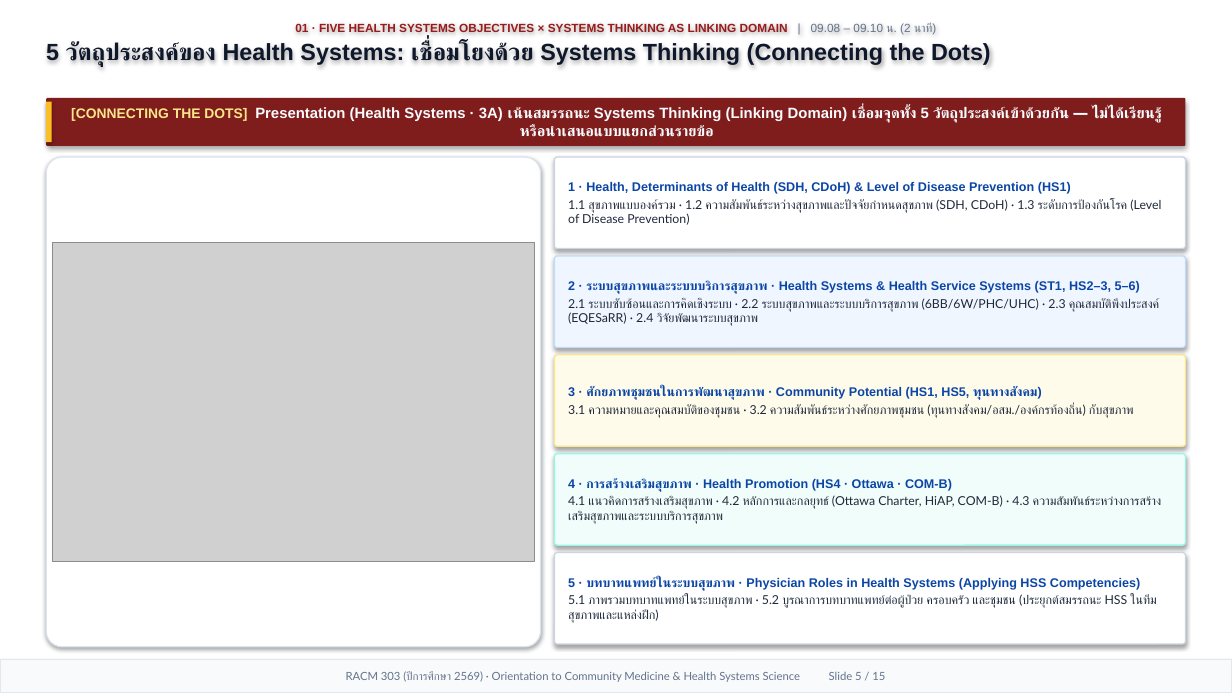
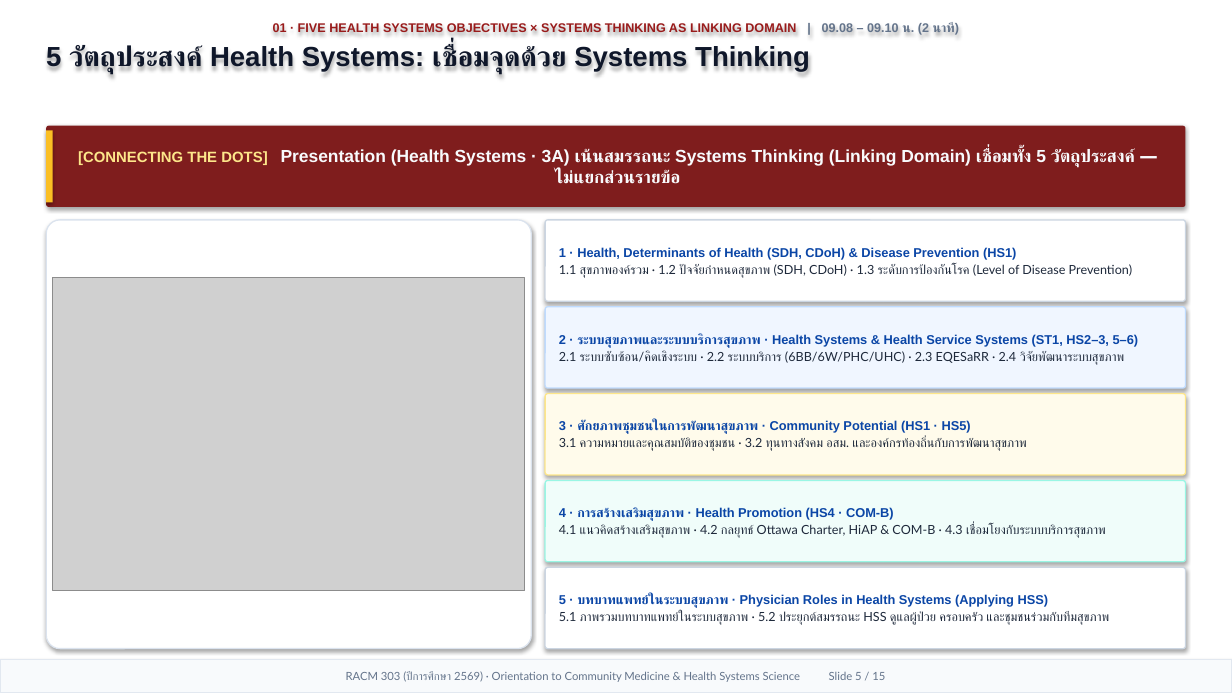
Before and after one commit to smartwoo/racm303-2569-faculty-member, a slide deck: slide 5 of exports/pptx/RACM303_2569_Orientation_Slides.pptx. Drawn at 1232x693 pixels with LibreOffice and Linux fonts; fonts in the diff are those of the drawing; grey boxes stand for pictures. Boxes give left, top, right and bottom in pixels: in the first picture for what was removed or moved away, otherwise in the second. Text is boxed around its words. In the diff, an @@ line names an element or a change of style, - is before the commit and + after.

Commit message:
feat(orientation): Apple Keynote 1/3 header + 2/3 Bento deck, HD original HSS figures with citations, and 6-form-factor responsive design

```diff
--- a/exports/pptx/RACM303_2569_Orientation_Slides.pptx
+++ b/exports/pptx/RACM303_2569_Orientation_Slides.pptx
@@ text at (x1=273, y1=23, x2=960, y2=36): size 9.2 to 9.8 pt in "01 · FIVE HEALTH SYSTEMS OBJECTIVES × ..."; bold on in "| 09.08 – 09.10 น. (2 นาที)"; more space between paragraphs @@
@@ text at (x1=46, y1=45, x2=810, y2=74): text changed; size 18.2 to 21.5 pt @@
-5 วัตถุประสงค์ของ Health Systems: เชื่อมโยงด้วย Systems Thinking (Connecting the Dots)
+5 วัตถุประสงค์ Health Systems: เชื่อมจุดด้วย Systems Thinking
@@ rounded rectangle "[CONNECTING THE DOTS] Presentation (Health ..." resized from (x1=46, y1=98, x2=1186, y2=146) to (x1=46, y1=126, x2=1186, y2=207) @@
@@ rectangle resized from (x1=46, y1=102, x2=52, y2=142) to (x1=46, y1=130, x2=53, y2=202) @@
@@ text in rounded rectangle at (x1=78, y1=149, x2=1135, y2=184): text changed; size 11.6 to 13.6 pt @@
-[CONNECTING THE DOTS] Presentation (Health Systems · 3A) เน้นสมรรถนะ Systems Thinking (Linking Domain) เชื่อมจุดทั้ง 5 วัตถุประสงค์เข้าด้วยกัน — ไม่ได้เรียนรู้หรือนำเสนอแบบแยกส่วนรายข้อ
+[CONNECTING THE DOTS] Presentation (Health Systems · 3A) เน้นสมรรถนะ Systems Thinking (Linking Domain) เชื่อมทั้ง 5 วัตถุประสงค์ — ไม่แยกส่วนรายข้อ
@@ rounded rectangle resized from (x1=46, y1=157, x2=541, y2=647) to (x1=46, y1=220, x2=531, y2=649) @@
@@ rounded rectangle "1 · Health, Determinants of ..." resized from (x1=555, y1=157, x2=1186, y2=249) to (x1=545, y1=220, x2=1186, y2=301) @@
@@ text in rounded rectangle at (x1=559, y1=247, x2=1133, y2=278): text changed; size 9.6 to 9.8 pt @@
-1 · Health, Determinants of Health (SDH, CDoH) & Level of Disease Prevention (HS1)
-1.1 สุขภาพแบบองค์รวม · 1.2 ความสัมพันธ์ระหว่างสุขภาพและปัจจัยกำหนดสุขภาพ (SDH, CDoH) · 1.3 ระดับการป้องกันโรค (Level of Disease Prevention)
+1 · Health, Determinants of Health (SDH, CDoH) & Disease Prevention (HS1)
+1.1 สุขภาพองค์รวม · 1.2 ปัจจัยกำหนดสุขภาพ (SDH, CDoH) · 1.3 ระดับการป้องกันโรค (Level of Disease Prevention)
@@ picture resized from (x1=53, y1=242, x2=534, y2=562) to (x1=53, y1=277, x2=525, y2=591) @@
@@ rounded rectangle "2 · ระบบสุขภาพและระบบบริการสุขภาพ · Health ..." resized from (x1=555, y1=256, x2=1186, y2=348) to (x1=545, y1=307, x2=1186, y2=388) @@
@@ text in rounded rectangle at (x1=559, y1=351, x2=1124, y2=365): text changed; size 9.6 to 9.8 pt @@
-2.1 ระบบซับซ้อนและการคิดเชิงระบบ · 2.2 ระบบสุขภาพและระบบบริการสุขภาพ (6BB/6W/PHC/UHC) · 2.3 คุณสมบัติพึงประสงค์ (EQESaRR) · 2.4 วิจัยพัฒนาระบบสุขภาพ
+2.1 ระบบซับซ้อน/คิดเชิงระบบ · 2.2 ระบบบริการ (6BB/6W/PHC/UHC) · 2.3 EQESaRR · 2.4 วิจัยพัฒนาระบบสุขภาพ
@@ text in rounded rectangle at (x1=559, y1=333, x2=1139, y2=347): size 9.8 to 10 pt in "2 · ระบบสุขภาพและระบบบริการสุขภาพ · Health Systems & ..." @@
@@ rounded rectangle "3 · ศักยภาพชุมชนในการพัฒนาสุขภาพ · Community ..." resized from (x1=555, y1=355, x2=1186, y2=446) to (x1=545, y1=394, x2=1186, y2=475) @@
@@ text in rounded rectangle at (x1=559, y1=420, x2=1027, y2=451): text changed; size 9.6 to 9.8 pt @@
-3 · ศักยภาพชุมชนในการพัฒนาสุขภาพ · Community Potential (HS1, HS5, ทุนทางสังคม)
-3.1 ความหมายและคุณสมบัติของชุมชน · 3.2 ความสัมพันธ์ระหว่างศักยภาพชุมชน (ทุนทางสังคม/อสม./องค์กรท้องถิ่น) กับสุขภาพ
+3 · ศักยภาพชุมชนในการพัฒนาสุขภาพ · Community Potential (HS1 · HS5)
+3.1 ความหมายและคุณสมบัติของชุมชน · 3.2 ทุนทางสังคม อสม. และองค์กรท้องถิ่นกับการพัฒนาสุขภาพ
@@ rounded rectangle "4 · การสร้างเสริมสุขภาพ · Health ..." resized from (x1=555, y1=454, x2=1186, y2=545) to (x1=545, y1=481, x2=1186, y2=562) @@
@@ text in rounded rectangle at (x1=559, y1=507, x2=1106, y2=538): text changed; size 9.6 to 9.8 pt @@
-4 · การสร้างเสริมสุขภาพ · Health Promotion (HS4 · Ottawa · COM-B)
-4.1 แนวคิดการสร้างเสริมสุขภาพ · 4.2 หลักการและกลยุทธ์ (Ottawa Charter, HiAP, COM-B) · 4.3 ความสัมพันธ์ระหว่างการสร้างเสริมสุขภาพและระบบบริการสุขภาพ
+4 · การสร้างเสริมสุขภาพ · Health Promotion (HS4 · COM-B)
+4.1 แนวคิดสร้างเสริมสุขภาพ · 4.2 กลยุทธ์ Ottawa Charter, HiAP & COM-B · 4.3 เชื่อมโยงกับระบบบริการสุขภาพ
@@ rounded rectangle "5 · บทบาทแพทย์ในระบบสุขภาพ · Physician ..." resized from (x1=555, y1=553, x2=1186, y2=644) to (x1=545, y1=567, x2=1186, y2=649) @@
@@ text in rounded rectangle at (x1=559, y1=594, x2=1109, y2=625): text changed; size 9.6 to 9.8 pt @@
-5 · บทบาทแพทย์ในระบบสุขภาพ · Physician Roles in Health Systems (Applying HSS Competencies)
-5.1 ภาพรวมบทบาทแพทย์ในระบบสุขภาพ · 5.2 บูรณาการบทบาทแพทย์ต่อผู้ป่วย ครอบครัว และชุมชน (ประยุกต์สมรรถนะ HSS ในทีมสุขภาพและแหล่งฝึก)
+5 · บทบาทแพทย์ในระบบสุขภาพ · Physician Roles in Health Systems (Applying HSS)
+5.1 ภาพรวมบทบาทแพทย์ในระบบสุขภาพ · 5.2 ประยุกต์สมรรถนะ HSS ดูแลผู้ป่วย ครอบครัว และชุมชนร่วมกับทีมสุขภาพ
```
Also in this commit, not shown: 13 other slides changed, 1 slide added, 1 slide removed, 6 other files.
